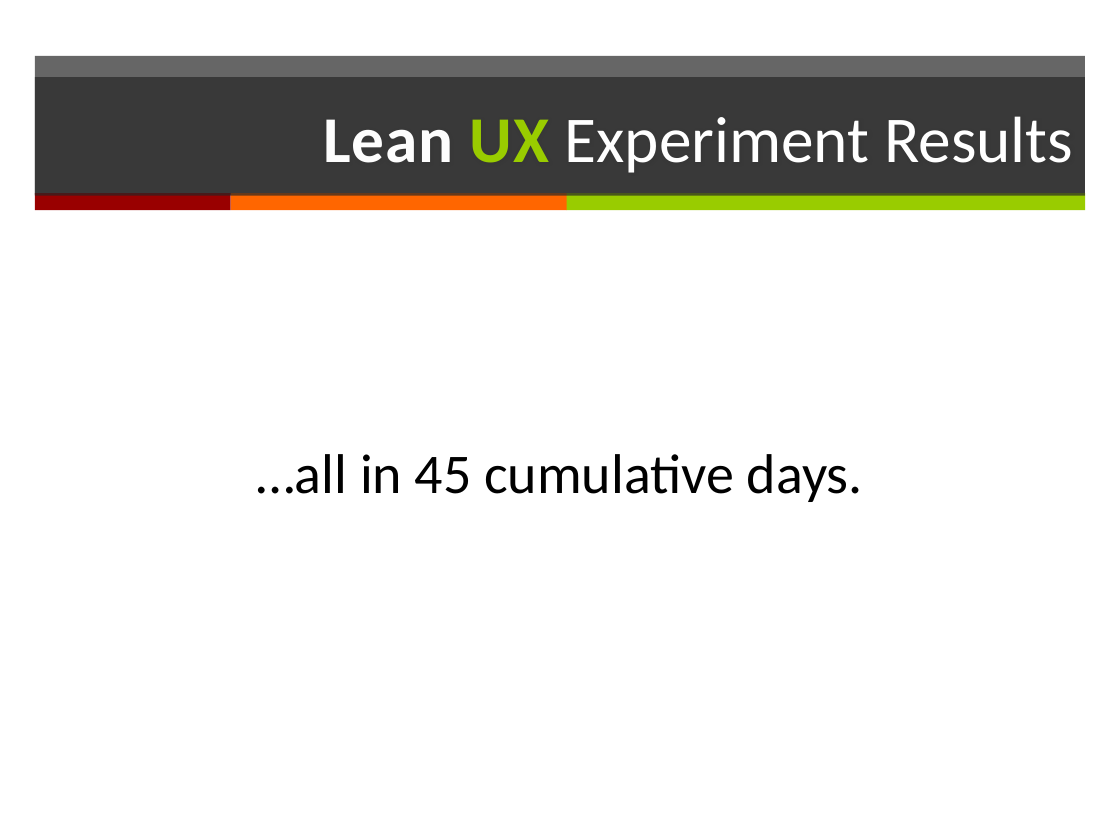
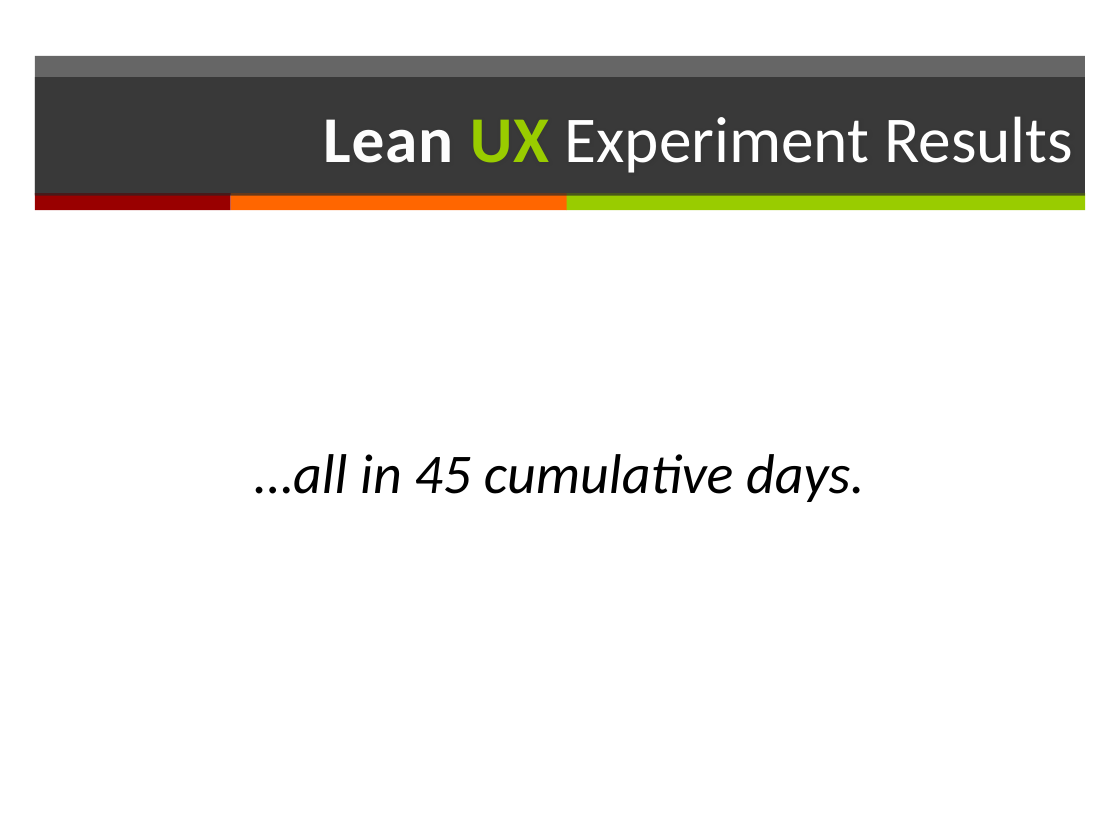
Before and after one commit to DannyDouglass/LeanUx, a slide deck: slide 12 of docs/presentations/LeanUx - IT Management.pptx. Drawn at 1120x840 pixels with LibreOffice and Linux fonts; fonts in the diff are those of the drawing. Boxes give left, top, right and bottom in pixels: in the first picture for what was removed or moved away, otherwise in the second. Text is boxed around its words. In the diff, an @@ line names an element or a change of style, - is before the commit and + after.

```diff
--- a/docs/presentations/LeanUx - IT Management.pptx
+++ b/docs/presentations/LeanUx - IT Management.pptx
@@ text "…all in 45 cumulative days." at (255,454,864,502): italic on @@
```
Also in this commit, not shown: 1 other slide changed, 3 other files.
